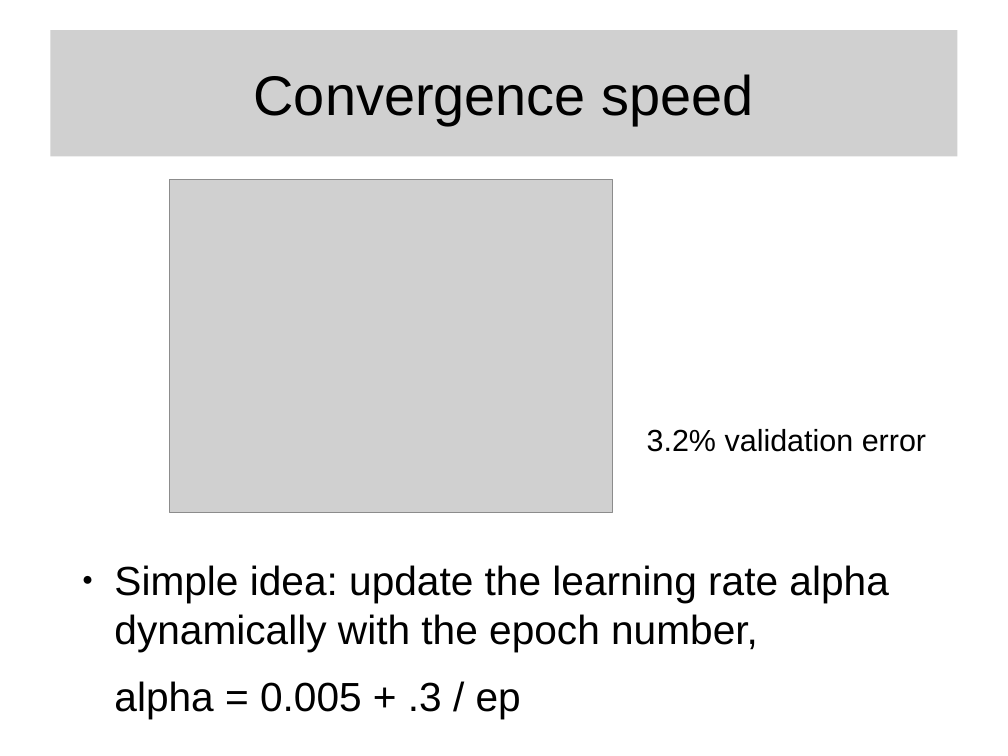
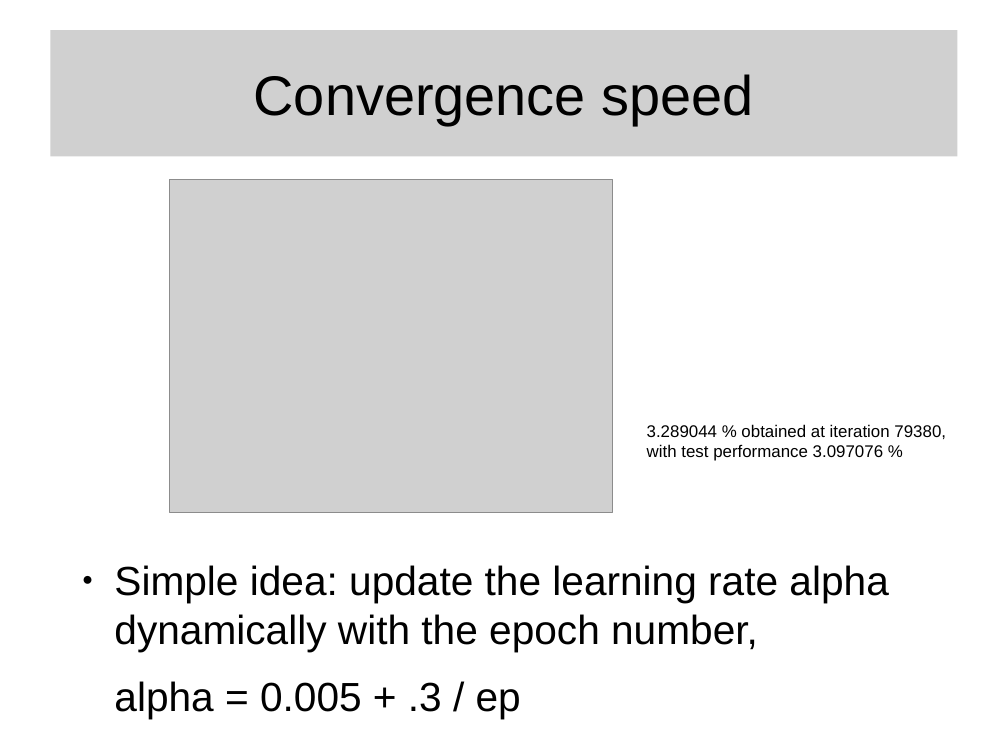
Before and after one commit to albertoandreottiATgmail/PLN-2015, a slide deck: slide 10 of slides.odp. Drawn at 1008x756 pixels with LibreOffice and Linux fonts; fonts in the diff are those of the drawing; grey boxes stand for pictures. Boxes give left, top, right and bottom in pixels: in the first picture for what was removed or moved away, otherwise in the second. Text is boxed around its words. In the diff, an @@ line names an element or a change of style, - is before the commit and + after.

Commit message:
last changes in slides

```diff
--- a/slides.odp
+++ b/slides.odp
@@ text at (x1=647, y1=424, x2=946, y2=461): text changed; size 24 to 13.3 pt @@
-3.2% validation error
+3.289044 % obtained at iteration 79380, with test performance 3.097076 %
```
